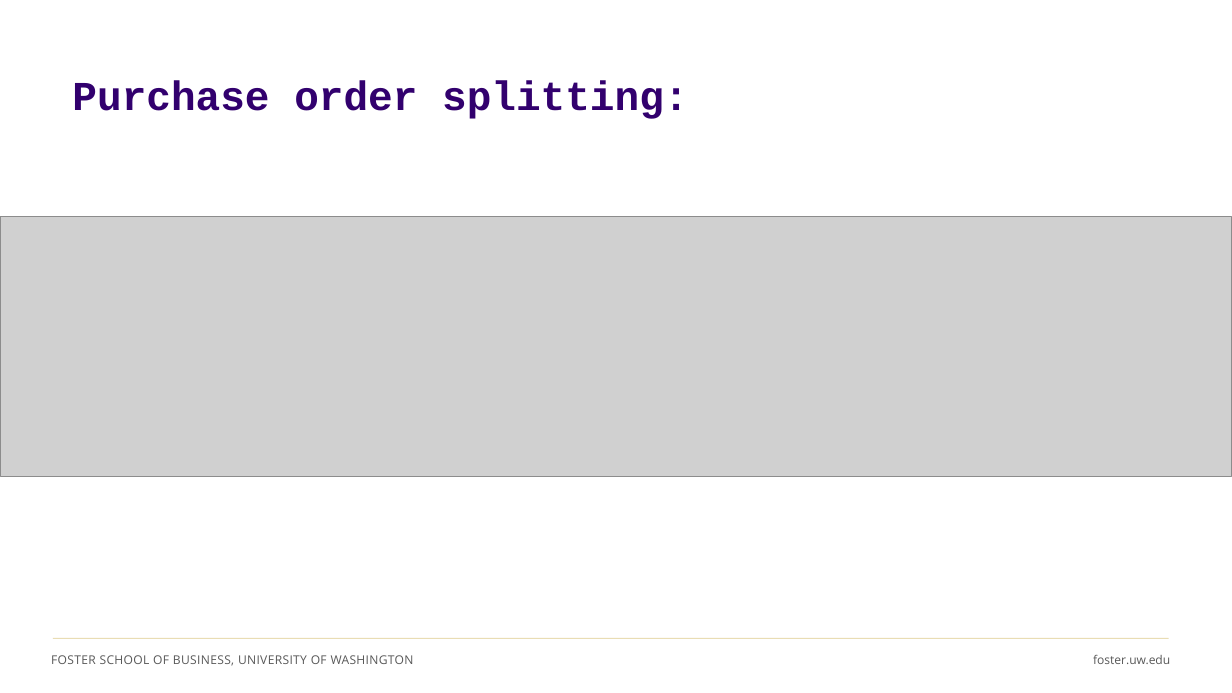
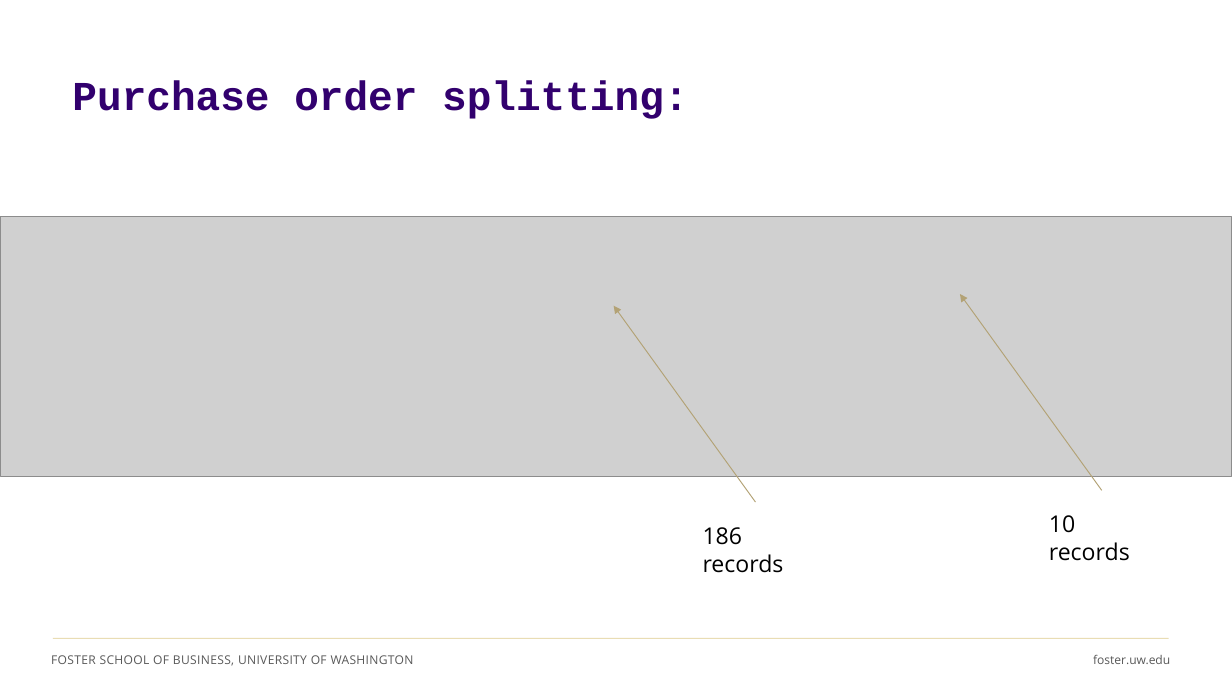
Before and after one commit to ashercurtis/slides.io, a slide deck: slide 20 of ACCTG320/ACCTG320Class10_2026.pptx. Drawn at 1232x693 pixels with LibreOffice and Linux fonts; fonts in the diff are those of the drawing; grey boxes stand for pictures. Boxes give left, top, right and bottom in pixels: in the first picture for what was removed or moved away, otherwise in the second. Text is boxed around its words. In the diff, an @@ line names an element or a change of style, - is before the commit and + after.

```diff
--- a/ACCTG320/ACCTG320Class10_2026.pptx
+++ b/ACCTG320/ACCTG320Class10_2026.pptx
@@ arrow added from (1102, 491) to (960, 294), #B4A275 0.75 pt @@
@@ arrow added from (756, 502) to (614, 306), #B4A275 0.75 pt @@
@@ text added at <box>703,527,784,573</box>, 18 pt, text #000000 @@
+186 records
@@ text added at <box>1049,515,1130,561</box>, 18 pt, text #000000 @@
+10 records
```
Also in this commit, not shown: 1 other slide changed.
